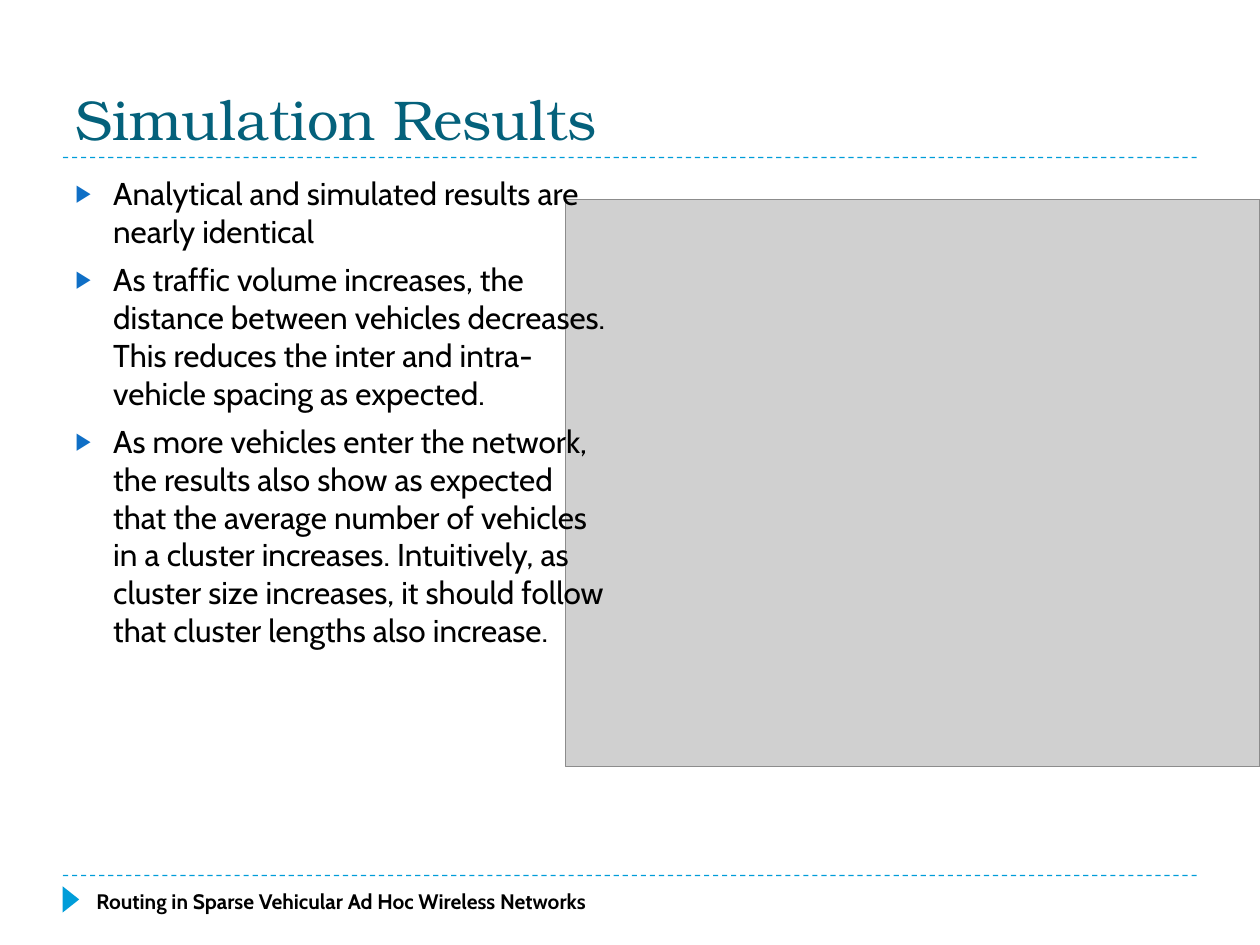
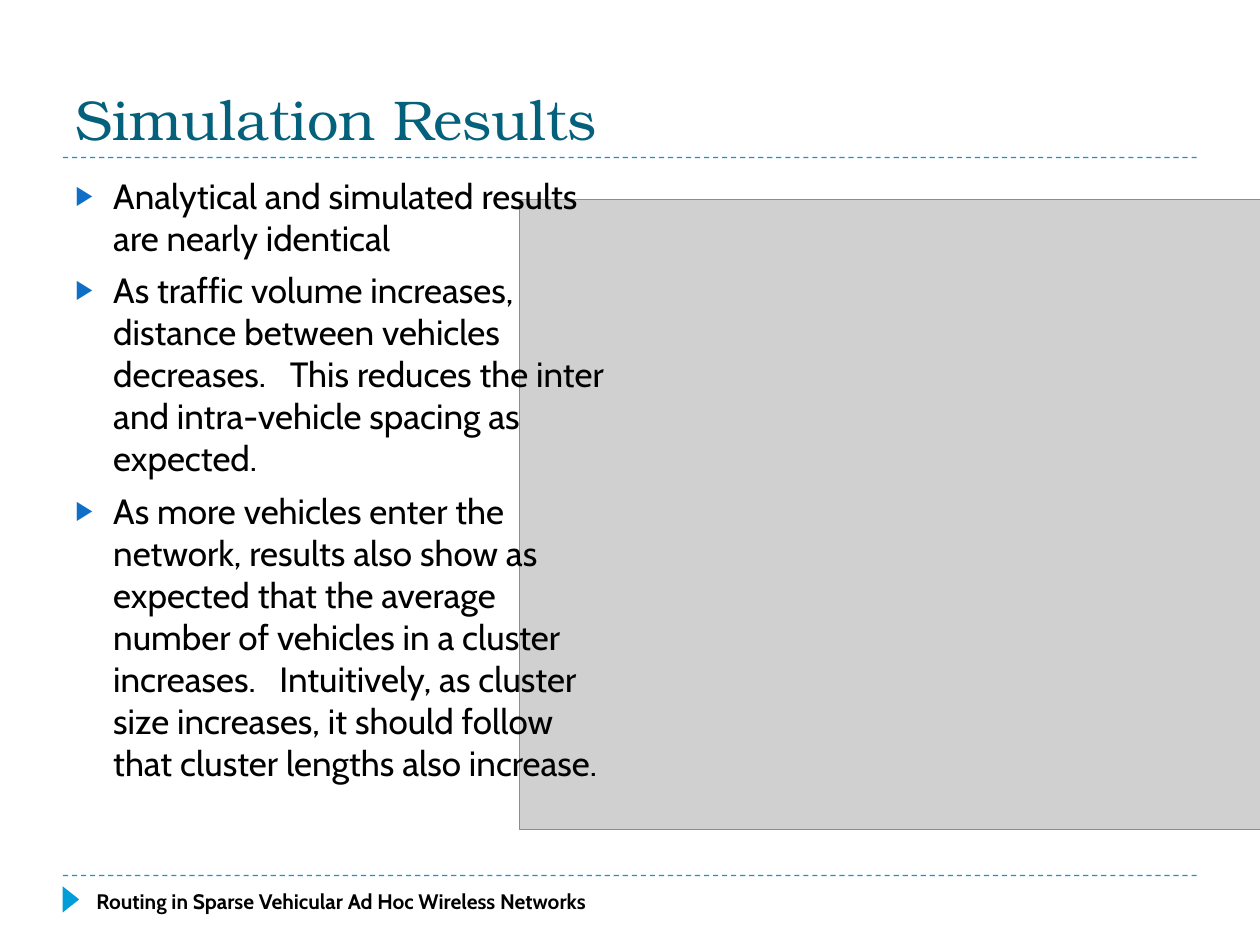
Before and after one commit to f33losopher/EEMaster_VANET, a slide deck: slide 19 of VANET_Felix.pptx. Drawn at 1260x945 pixels with LibreOffice and Linux fonts; fonts in the diff are those of the drawing; grey boxes stand for pictures. Boxes give left, top, right and bottom in pixels: in the first picture for what was removed or moved away, otherwise in the second. Text is boxed around its words. In the diff, an @@ line names an element or a change of style, - is before the commit and + after.

```diff
--- a/VANET_Felix.pptx
+++ b/VANET_Felix.pptx
@@ text at (x1=113, y1=182, x2=578, y2=259): size 18 to 20 pt in "Analytical and simulated results are nearly identical" @@
@@ picture resized from (x1=566, y1=199, x2=1260, y2=766) to (x1=519, y1=199, x2=1260, y2=829) @@
@@ text at (x1=113, y1=276, x2=604, y2=785): text changed; size 18 to 20 pt @@
-▶ As traffic volume increases, the distance between vehicles decreases. This reduces the inter and intra-vehicle spacing as expected.
-▶ As more vehicles enter the network, the results also show as expected that the average number of vehicles in a cluster increases. Intuitively, as cluster size increases, it should follow that cluster lengths also increase.
+▶ As traffic volume increases, distance between vehicles decreases. This reduces the inter and intra-vehicle spacing as expected.
+▶ As more vehicles enter the network, results also show as expected that the average number of vehicles in a cluster increases. Intuitively, as cluster size increases, it should follow that cluster lengths also increase.
```
Also in this commit, not shown: 51 other slides changed, 3 slides removed, 1 other file.
